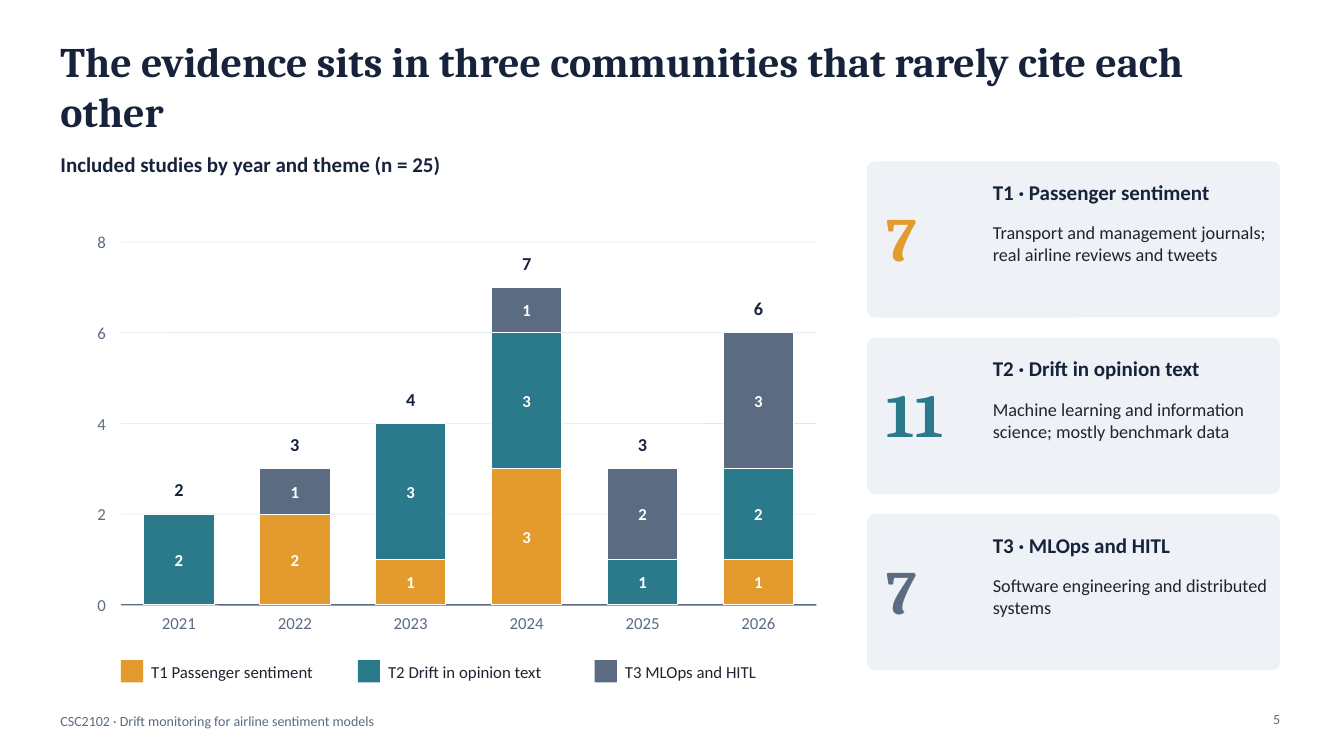
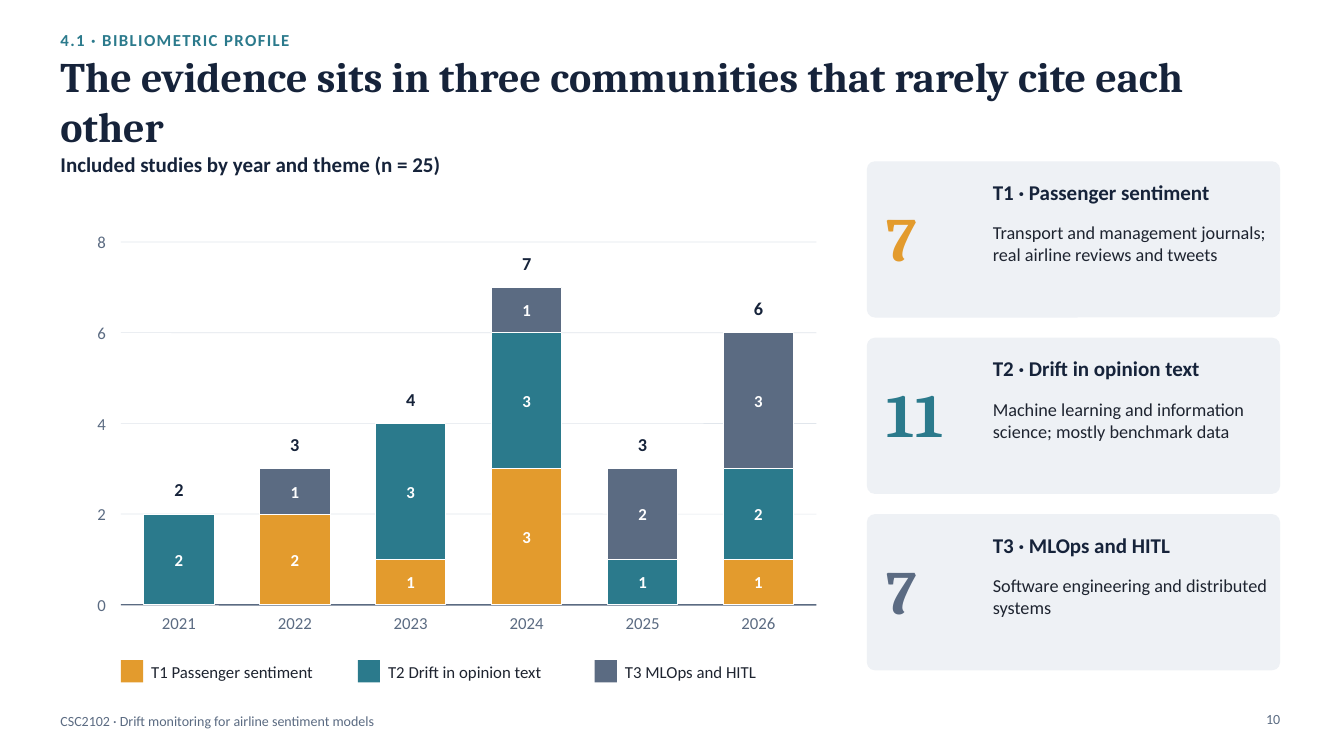
Before and after one commit to asimindxb2004-boop/csc2102-dcdm-slr, a slide deck: slide 10 of 2_Presentation/CSC2102_SLR_Presentation.pptx (slide 5 before the commit). Drawn at 1344x756 pixels with LibreOffice and Linux fonts; fonts in the diff are those of the drawing. Boxes give left, top, right and bottom in pixels: in the first picture for what was removed or moved away, otherwise in the second. Text is boxed around its words. In the diff, an @@ line names an element or a change of style, - is before the commit and + after.

```diff
--- a/2_Presentation/CSC2102_SLR_Presentation.pptx
+++ b/2_Presentation/CSC2102_SLR_Presentation.pptx
@@ text added at [60, 35, 289, 46], 12 pt, text #2B7A8C, bold @@
+4.1 · BIBLIOMETRIC PROFILE
@@ title "The evidence sits in three ...": place and size @@
-title "The evidence sits in three ..." at [60, 47, 1183, 128]
+title "The evidence sits in three ..." at [60, 62, 1183, 143]
@@ page number at [1266, 715, 1280, 724]: text changed @@
-5
+10
```
Also in this commit, not shown: 13 other slides changed, 6 slides added.
